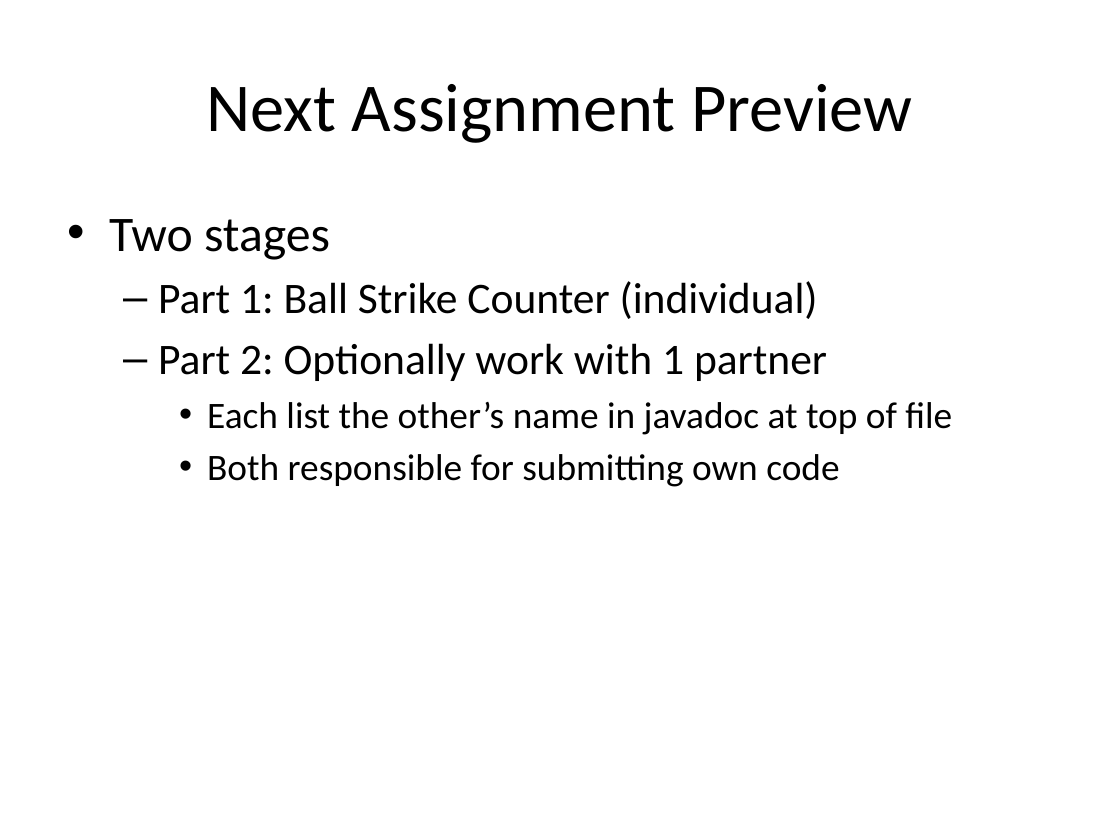
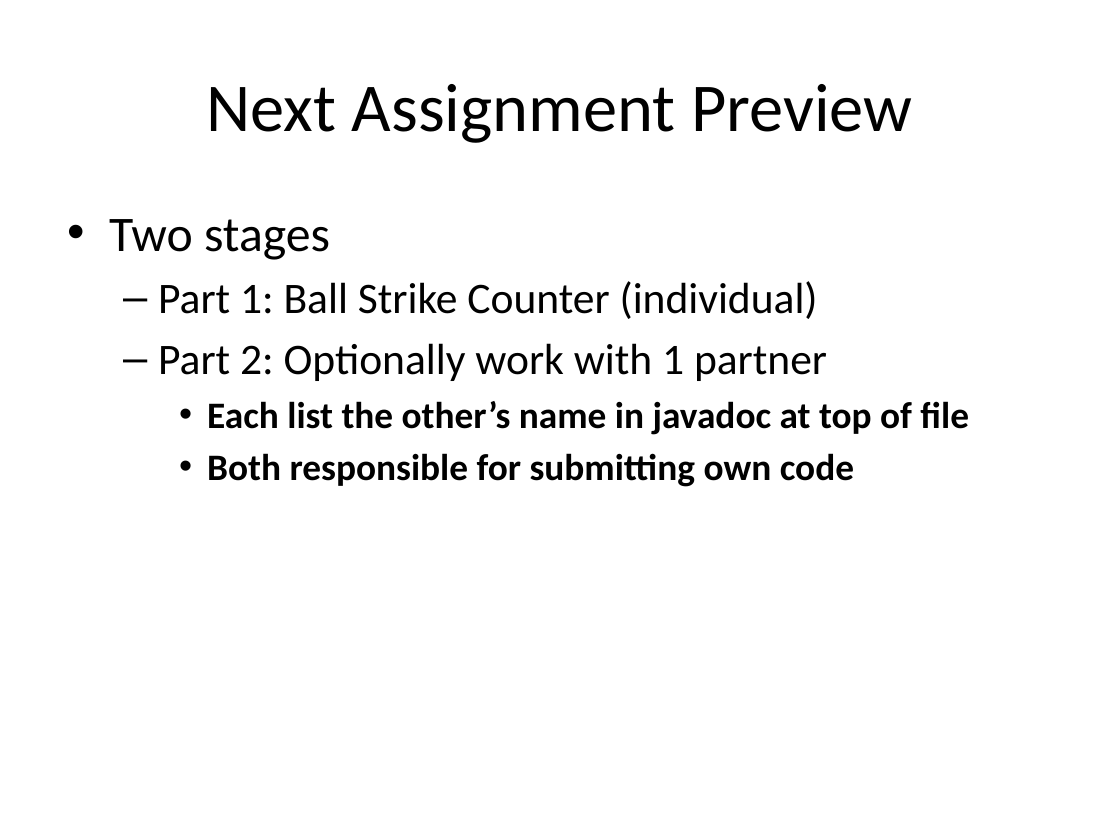
Before and after one commit to RHIT-CSSE/csse220, a slide deck: slide 8 of ClassMaterials/EventBasedProgramming/Slides/EventBasedProgramming.pptx. Drawn at 1120x840 pixels with LibreOffice and Linux fonts; fonts in the diff are those of the drawing. Boxes give left, top, right and bottom in pixels: in the first picture for what was removed or moved away, otherwise in the second. Text is boxed around its words. In the diff, an @@ line names an element or a change of style, - is before the commit and + after.

```diff
--- a/ClassMaterials/EventBasedProgramming/Slides/EventBasedProgramming.pptx
+++ b/ClassMaterials/EventBasedProgramming/Slides/EventBasedProgramming.pptx
@@ text at bbox=[207, 401, 969, 487]: bold on in "Each list the other’s name in javadoc ...", "Both responsible for submitting own code" @@
```
Also in this commit, not shown: 3 other slides changed, 4 other files.
